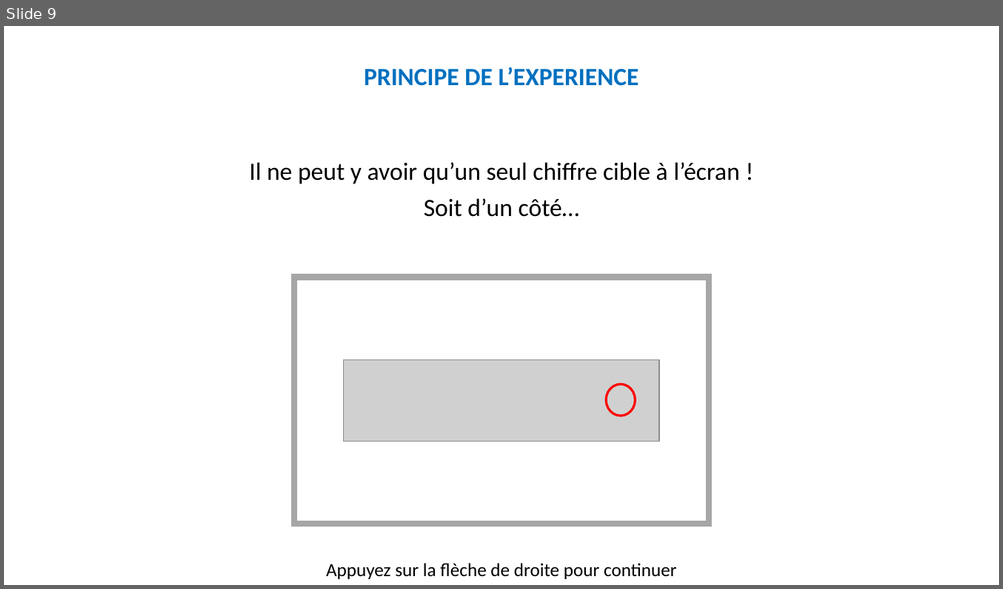
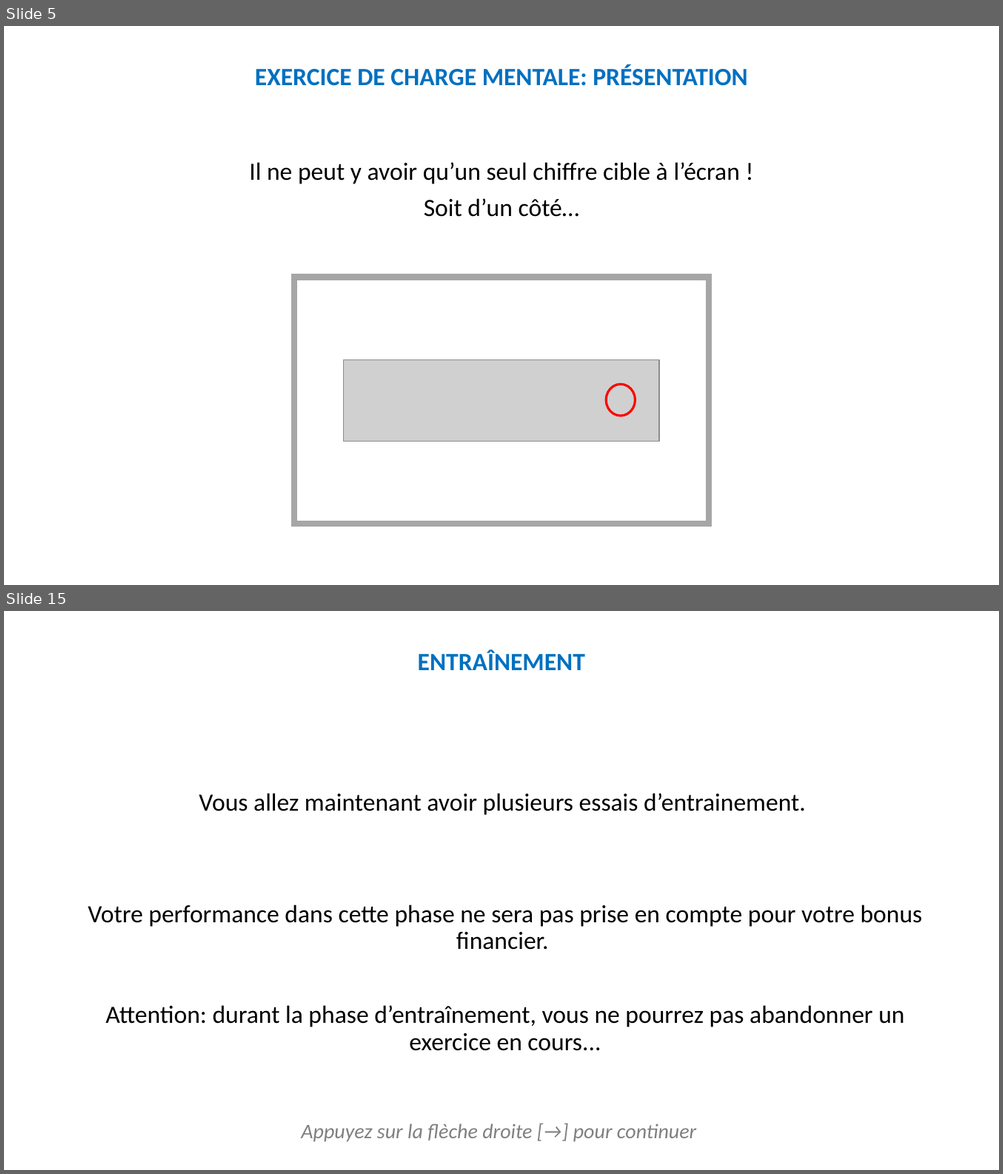
Before and after one commit to MBB-team/Online_Testing, a slide deck: src/EngMain/Stimuli/Instructions.pptx. Shown one above the other, each under a label of ours: slide 9 before the commit, slides 5 and 15 after it; the slides between them are not shown. The pictures are 1003x589 and 1003x1174 pixels, drawn with LibreOffice and Linux fonts; fonts in the diff are those of the drawing; grey boxes stand for pictures. Boxes give left, top, right and bottom in pixels: in the first picture for what was removed or moved away, otherwise in the second. Text is boxed around its words. In the diff, an @@ line names an element or a change of style, - is before the commit and + after.

```diff
--- a/src/EngMain/Stimuli/Instructions.pptx
+++ b/src/EngMain/Stimuli/Instructions.pptx
@@ slide 15 added at bbox=[4, 611, 999, 1170], background #FFFFFF @@
@@ text added at bbox=[418, 650, 585, 670], 24 pt, text #0070C0, bold @@
+ENTRAÎNEMENT
@@ text added at bbox=[88, 793, 922, 1051], 24 pt, text #000000 @@
+Vous allez maintenant avoir plusieurs essais d’entrainement.
+Votre performance dans cette phase ne sera pas prise en compte pour votre bonus financier.
+Attention: durant la phase d’entraînement, vous ne pourrez pas abandonner un exercice en cours...
@@ text added at bbox=[301, 1124, 696, 1142], 20 pt, text #808080, italic @@
+Appuyez sur la flèche droite [→] pour continuer
@@ what was slide 9 is now slide 5 @@
@@ slide 5 changed as well @@
@@ text added at bbox=[255, 65, 747, 86], 24 pt, text #0070C0, bold @@
+EXERCICE DE CHARGE MENTALE: PRÉSENTATION
@@ text removed at bbox=[364, 67, 639, 86] @@
-PRINCIPE DE L’EXPERIENCE
@@ text removed at bbox=[326, 563, 677, 580] @@
-Appuyez sur la flèche de droite pour continuer
```
Also in this commit, not shown: 8 other slides changed, 7 other slides added, 13 slides removed.
